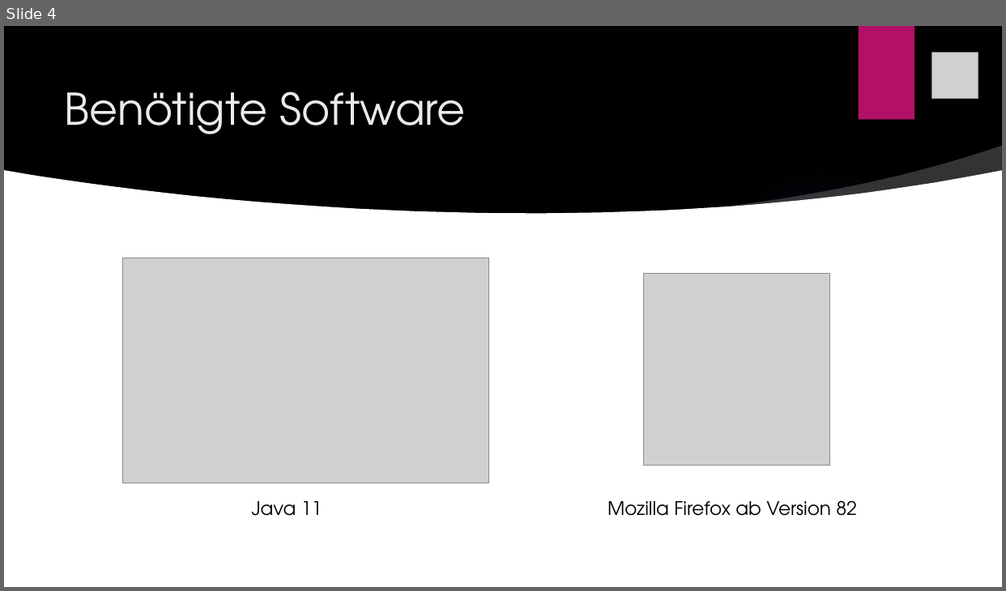
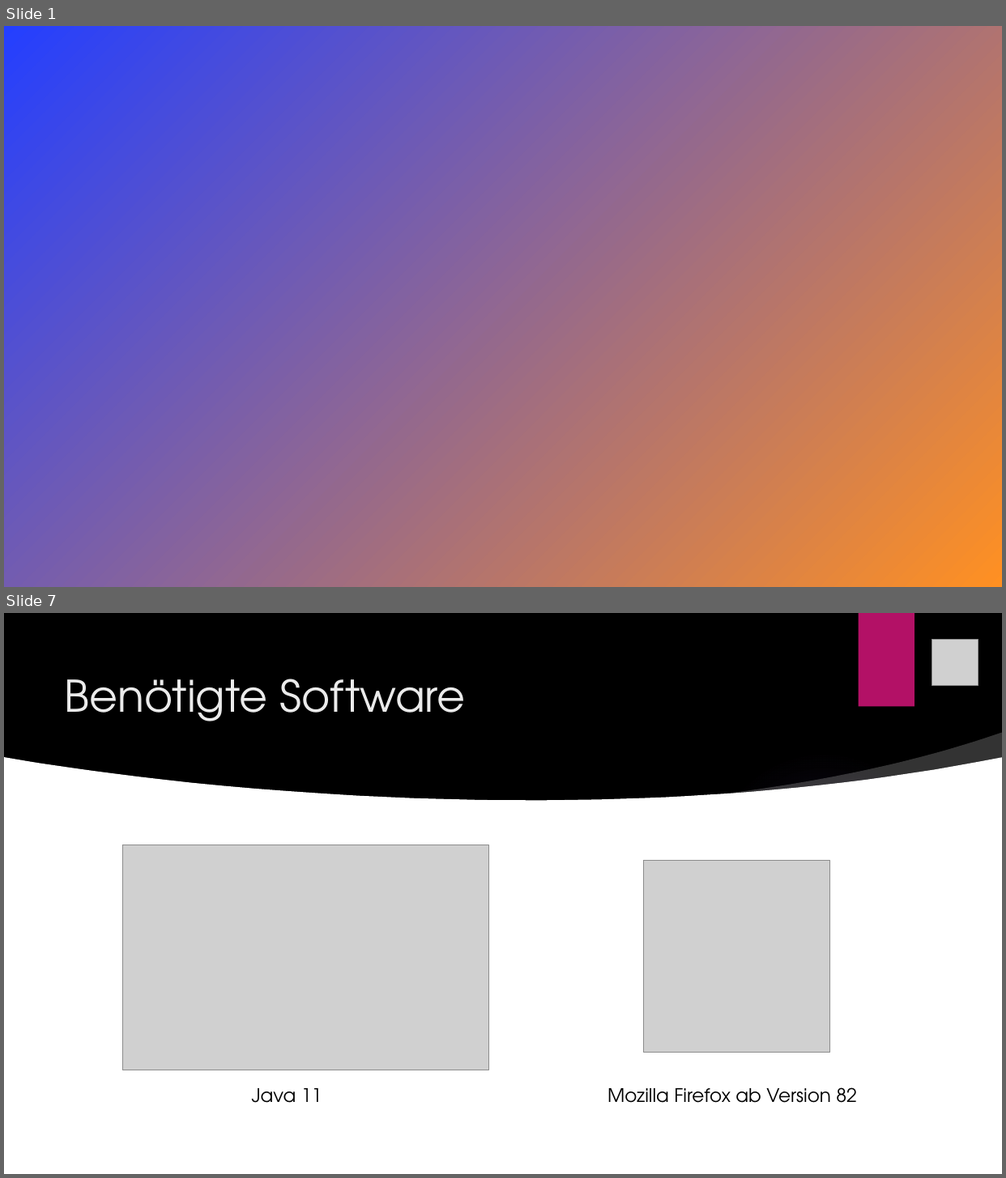
Before and after one commit to hejo221/swt20w37, a slide deck: LaBouteillePräsentation/LaBouteille.pptx. Shown one above the other, each under a label of ours: slide 4 before the commit, slides 1 and 7 after it; the slides between them are not shown. The pictures are 1006x591 and 1006x1178 pixels, drawn with LibreOffice and Linux fonts; fonts in the diff are those of the drawing; grey boxes stand for pictures; background and template pictures are left out. Boxes give left, top, right and bottom in pixels: in the first picture for what was removed or moved away, otherwise in the second. Text is boxed around its words. In the diff, an @@ line names an element or a change of style, - is before the commit and + after.

```diff
--- a/LaBouteillePräsentation/LaBouteille.pptx
+++ b/LaBouteillePräsentation/LaBouteille.pptx
@@ slide 1 added at [4,26,1002,587], background picture (left out) @@
@@ rectangle added at [4,26,1002,587], fill gradient #243FFF to #FF9022 @@
@@ line added from (62, 55) to (62, 587), #FF9022 2 pt @@
@@ line added from (62, 118) to (62, 587), #FF9022 2 pt @@
@@ what was slide 4 is now slide 7 @@
```
Also in this commit, not shown: 1 slide changed, 4 other slides added, 2 slides removed.
